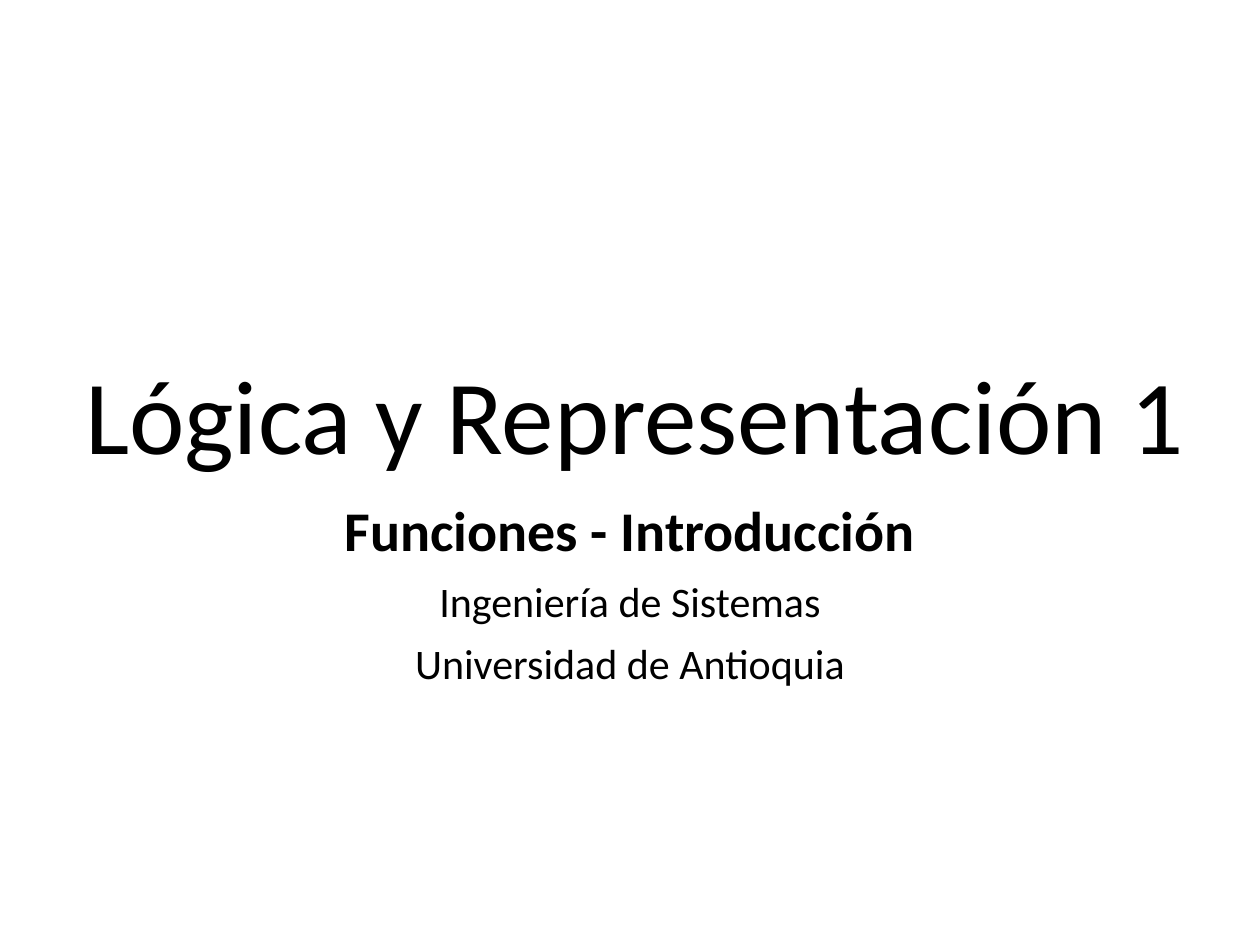
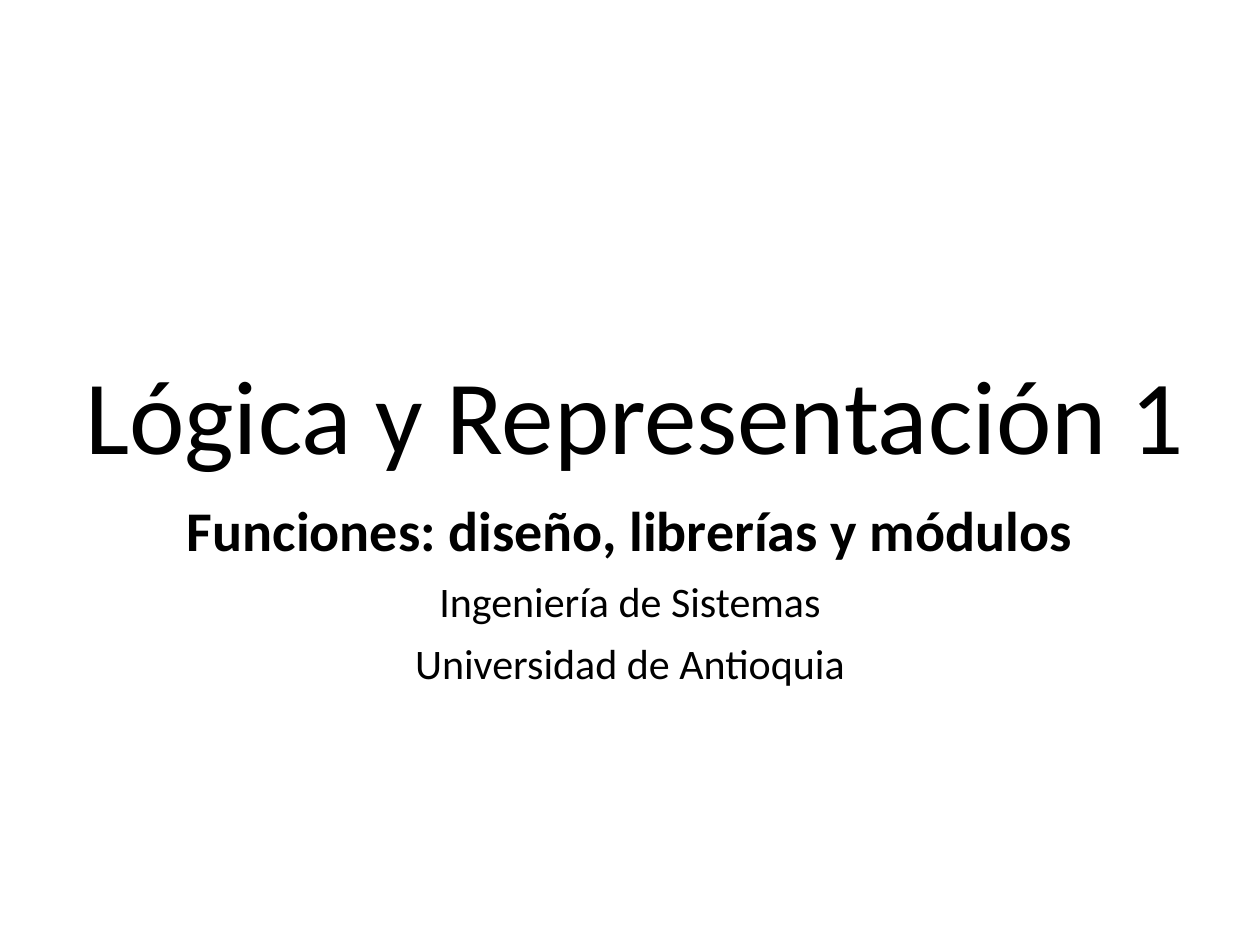
Before and after one commit to algoritmos-UdeA/logica1-20262, a slide deck: slide 1 of clases/10/teoria/clase-10.pptx. Drawn at 1260x945 pixels with LibreOffice and Linux fonts; fonts in the diff are those of the drawing. Boxes give left, top, right and bottom in pixels: in the first picture for what was removed or moved away, otherwise in the second. Text is boxed around its words. In the diff, an @@ line names an element or a change of style, - is before the commit and + after.

```diff
--- a/clases/10/teoria/clase-10.pptx
+++ b/clases/10/teoria/clase-10.pptx
@@ subtitle at <box>187,511,1072,560</box>: text changed @@
-Funciones - Introducción
+Funciones: diseño, librerías y módulos
```
Also in this commit, not shown: 1 other slide changed, 12 slides added, 1 slide removed, 28 other files.
